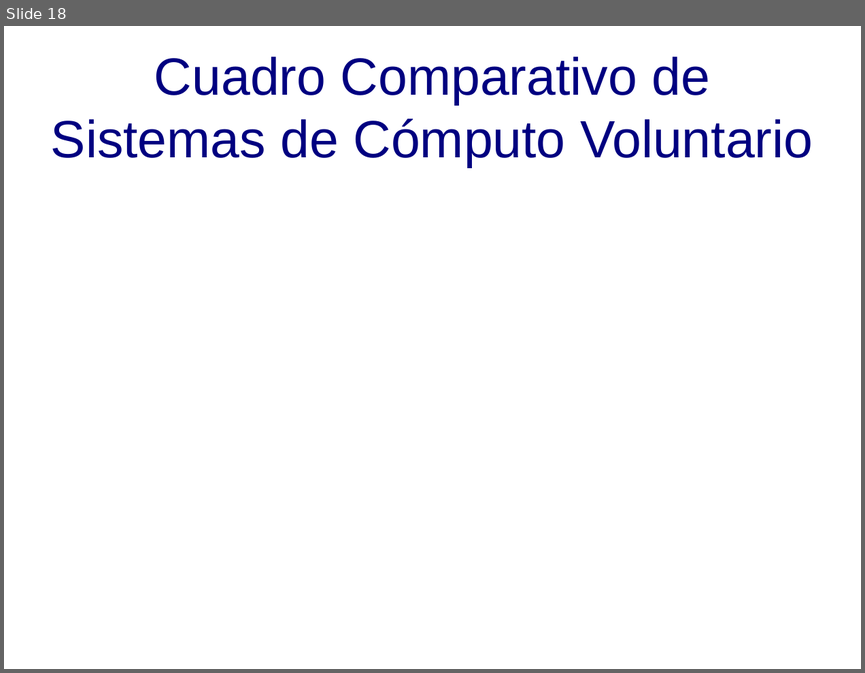
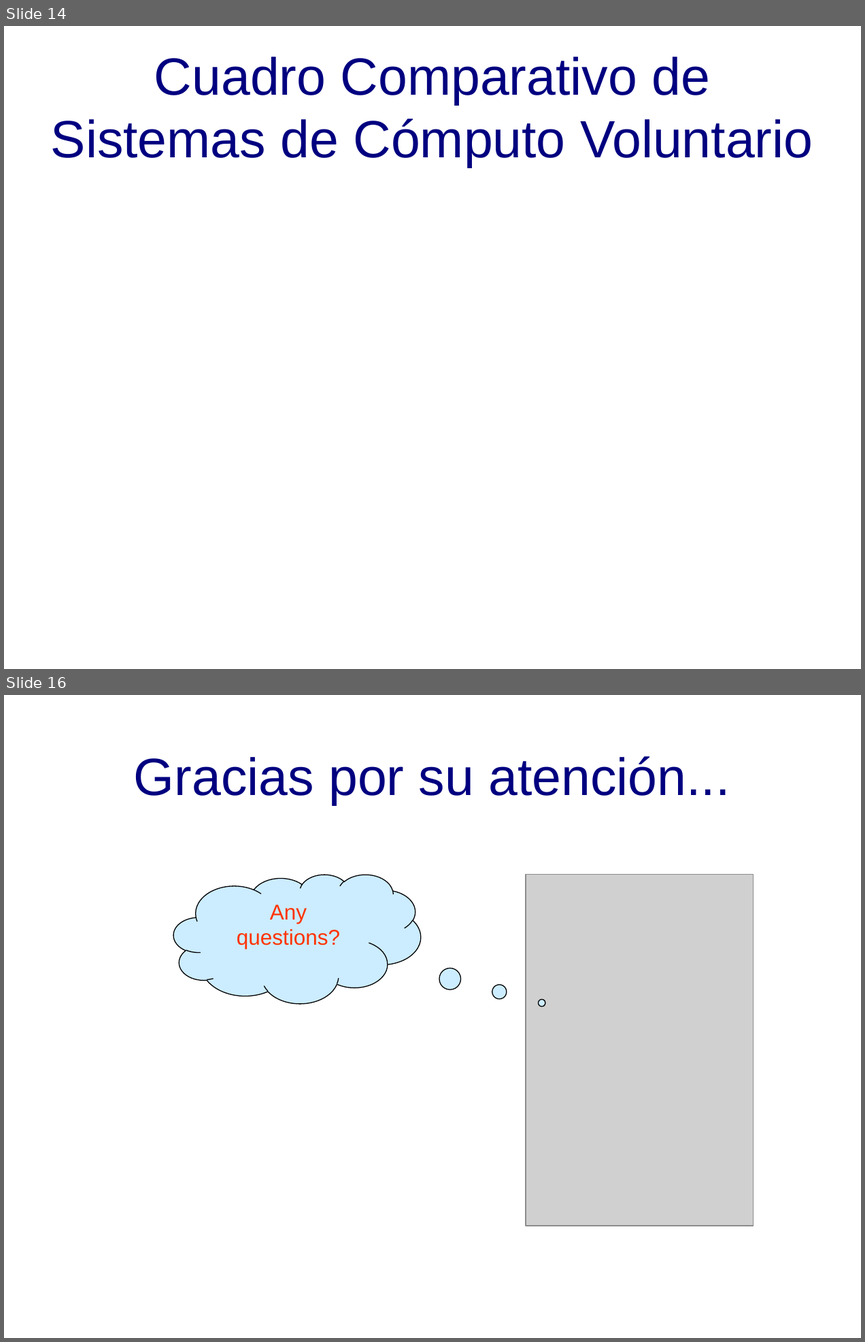
Before and after one commit to DesignJuggler/fasdkfjhasdlkjfhasldkjhfalsjdfasdf, a slide deck: TFI_Jorge_Sanchez_Presentacion.odp. Shown one above the other, each under a label of ours: slide 18 before the commit, slides 14 and 16 after it; the slides between them are not shown. The pictures are 865x673 and 865x1342 pixels, drawn with LibreOffice and Linux fonts; fonts in the diff are those of the drawing; grey boxes stand for pictures; background and template pictures are left out. Boxes give left, top, right and bottom in pixels: in the first picture for what was removed or moved away, otherwise in the second. Text is boxed around its words. In the diff, an @@ line names an element or a change of style, - is before the commit and + after.

```diff
--- a/TFI_Jorge_Sanchez_Presentacion.odp
+++ b/TFI_Jorge_Sanchez_Presentacion.odp
@@ slide 16 added at box(4, 695, 861, 1338), background picture (left out) @@
@@ title added at box(134, 756, 730, 805), 44 pt, text #000080 @@
+Gracias por su atención...
@@ thought cloud added at box(173, 874, 420, 1004), fill #CCECFF, outline #000000 0.74 pt, 18 pt, text #FF3300 @@
+Any
+questions?
@@ picture added at box(526, 874, 753, 1225) @@
@@ what was slide 18 is now slide 14 @@
```
Also in this commit, not shown: 1 slide changed, 2 other slides added, 8 slides removed.
